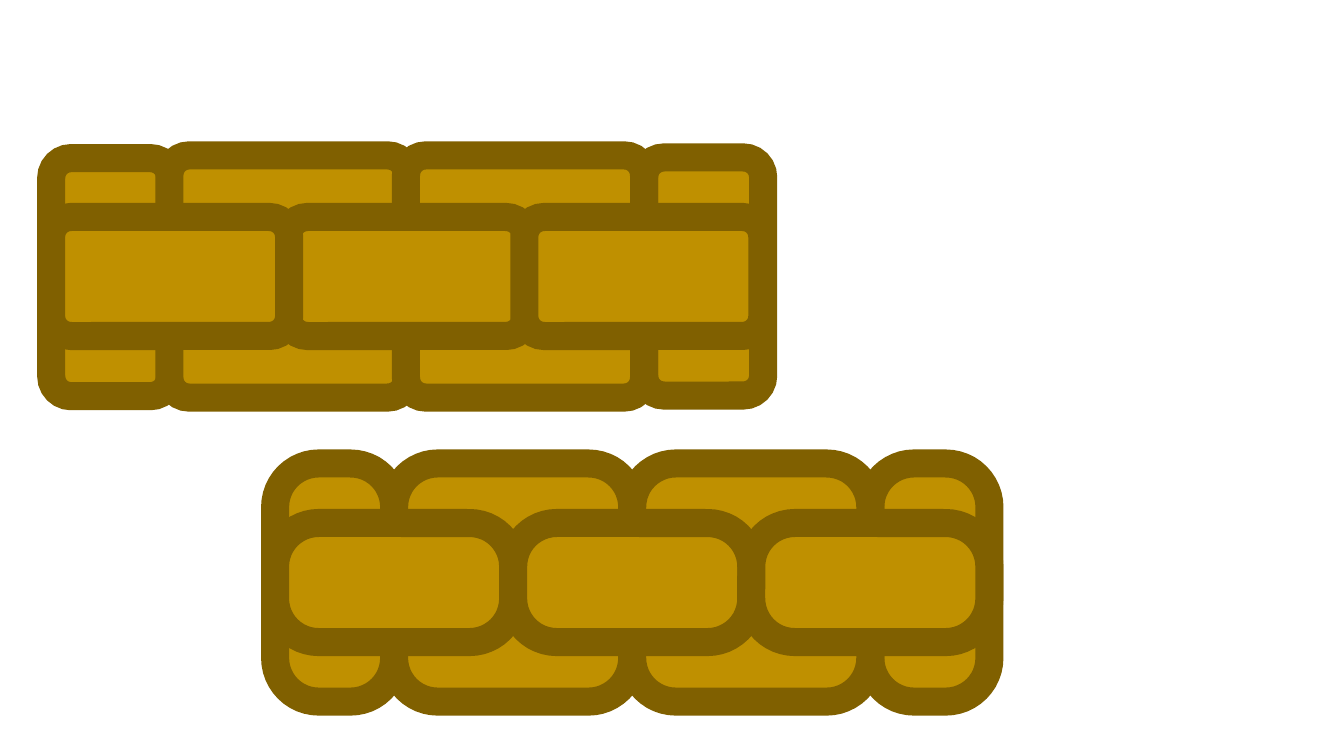
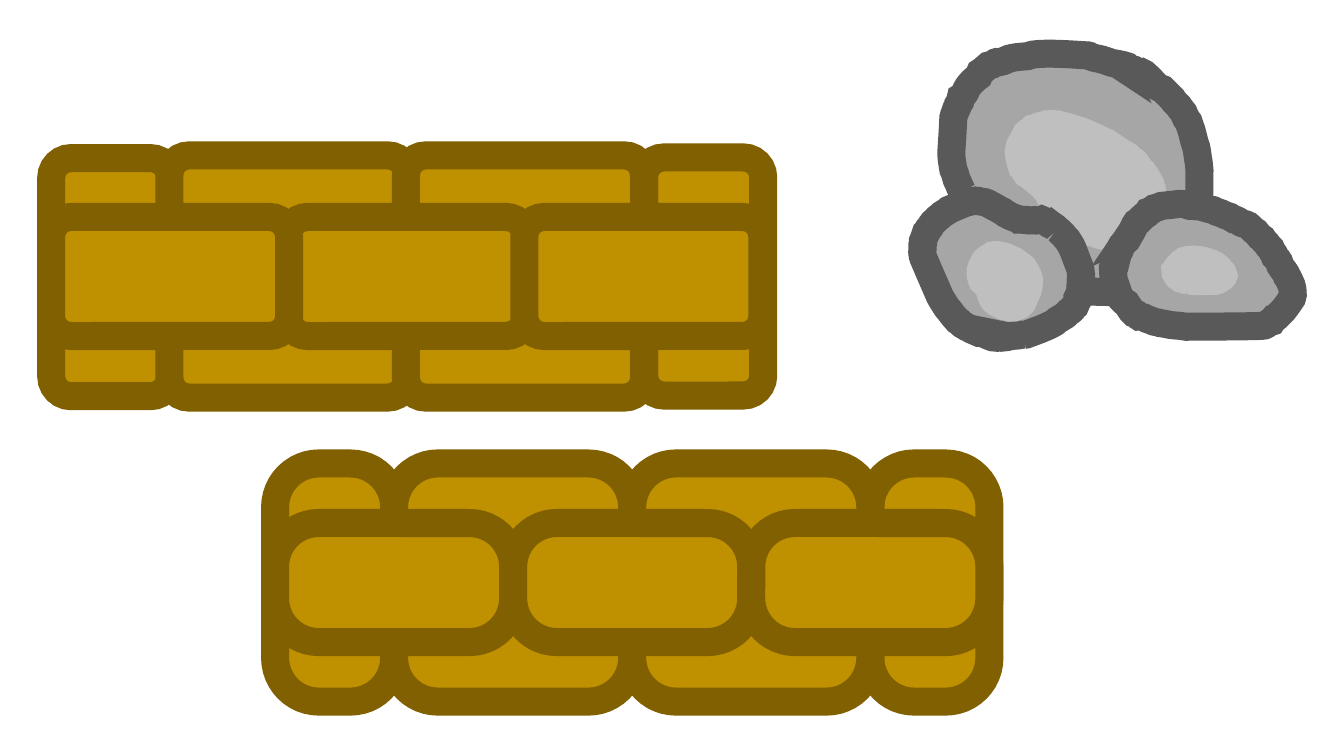
Before and after one commit to DanGrew/Dinosaurs, a slide deck: slide 4 of src/uk/dangrew/dinosaurs/resources/image-construction.pptx (slide 2 before the commit). Drawn at 1344x756 pixels with LibreOffice and Linux fonts; fonts in the diff are those of the drawing. Boxes give left, top, right and bottom in pixels: in the first picture for what was removed or moved away, otherwise in the second. Text is boxed around its words. In the diff, an @@ line names an element or a change of style, - is before the commit and + after.

```diff
--- a/src/uk/dangrew/dinosaurs/resources/image-construction.pptx
+++ b/src/uk/dangrew/dinosaurs/resources/image-construction.pptx
@@ freeform shape added at box(952, 53, 1200, 292), fill #A6A6A6, outline #595959 20 pt @@
@@ freeform shape added at box(1000, 111, 1167, 250), fill #BFBFBF, outline #BFBFBF 20 pt @@
@@ freeform shape added at box(910, 170, 1098, 361), fill #A6A6A6, outline #595959 20 pt @@
@@ freeform shape added at box(1113, 204, 1293, 327), fill #A6A6A6, outline #595959 20 pt @@
@@ freeform shape added at box(971, 250, 1036, 312), fill #BFBFBF, outline #BFBFBF 20 pt @@
@@ freeform shape added at box(1176, 260, 1224, 281), fill #BFBFBF, outline #BFBFBF 20 pt @@
```
Also in this commit, not shown: 1 other slide changed, 2 slides added, 9 other files.
